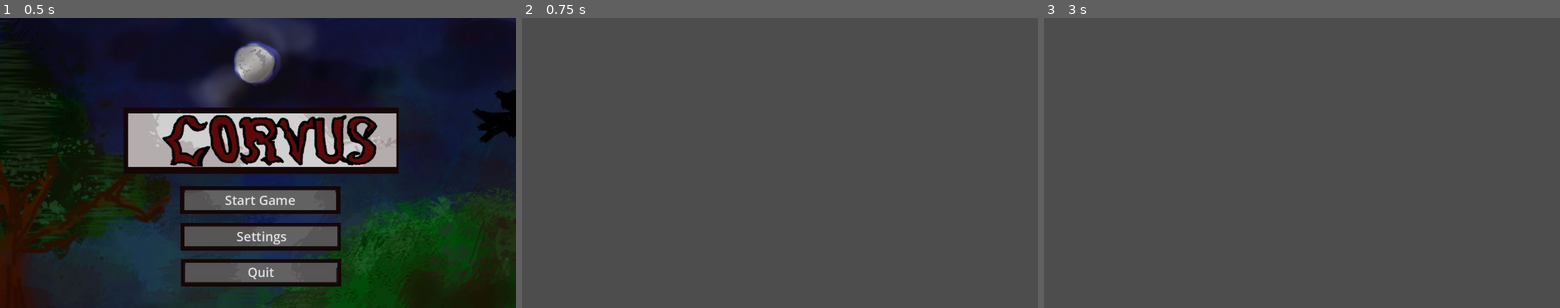
Above: before the commit, frames 1-3 (left to right).
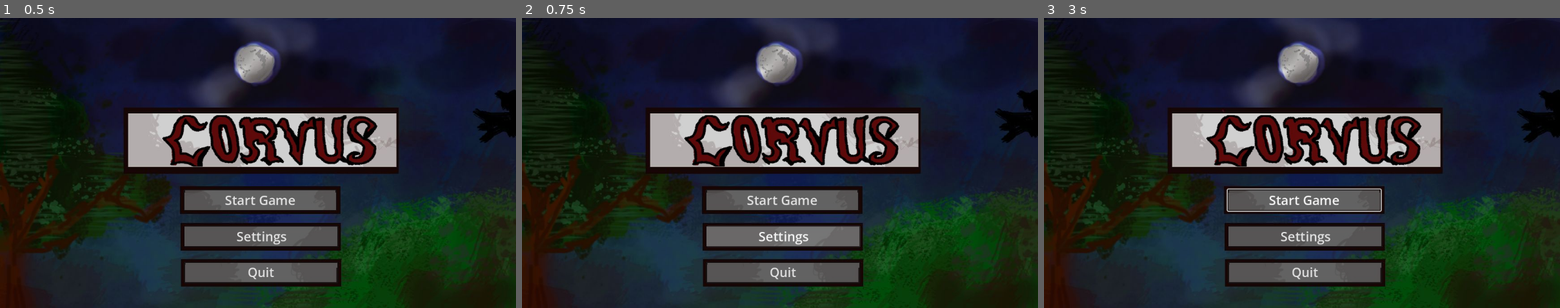
Above: after the commit, the same moments.

Repository: mortality-afk/WarioWareGame
Game: Godot game, scene res://title_screen.tscn
Two runs of this game, one before a commit and one after it. Both use one fixed random seed, a clock stepped at 60 frames per second and the inputs below.
Inputs (mouse positions are in pixels of both pictures, inside the frame that each line leads up to):
- Up to frame 1 (0.5 s): no input
- Up to frame 2 (0.75 s): click "Settings" at 0.5 s
- Up to frame 3 (3 s): click (1302, 200) at 1.25 s, where only the run after the commit has a clickable "Start Game"; click (1302, 200) at 2 s, where only the run after the commit has a clickable "Start Game"; tap Enter at 2.75 s; move the mouse to (1415, 148) at 2.77 s; hold Right from 2.78 s (still down); tap Alt at 2.85 s; click (1415, 148) at 2.92 s

Frame 1 is identical in both runs. In frame 2, 96% of the frame differs, in the area x 0-100%, y 0-100%; in frame 3, 94%.

Commit message:
Level scene and timer script

Diff:
--- /dev/null
+++ b/wario-ware-game/Global.gd
@@ -0,0 +1,13 @@
+extends Node
+
+var minigames_done = 0 #track how many minigames done
+var lives = 5 #track how many lives left, also effecting garlic appearing
+
+# Called when the node enters the scene tree for the first time.
+func _ready() -> void:
+	pass # Replace with function body.
+
+
+# Called every frame. 'delta' is the elapsed time since the previous frame.
+func _process(delta: float) -> void:
+	pass
--- /dev/null
+++ b/wario-ware-game/ThemedTimer.tscn
@@ -0,0 +1,42 @@
+[gd_scene format=3 uid="uid://4rjag8gj71xa"]
+
+[sub_resource type="GDScript" id="GDScript_p21fd"]
+resource_name = "ThemedTimer"
+script/source = "extends Node2D
+@onready var timer: RichTextLabel = $timer #literally just the richlabeltext
+
+var time : float
+
+# Called when the node enters the scene tree for the first time.
+func _ready() -> void:
+	pass
+
+# Called every frame. 'delta' is the elapsed time since the previous frame.
+func _process(delta: float) -> void:
+	timer.text = str(snapped(time, 0.10)) # this makes names easier
+
+func Timer(start_time: float): # making a new function for timer countdown!
+	# we want the timer to go down, and when it reaches 0 it transitions
+	# to the next scene!
+
+	time = start_time
+
+	while time > 0.0: # run if timer hasnt reached 0
+		await wait(0.10)
+		time = time - 0.10
+
+	#when timer reaches 0
+	return
+
+func wait(seconds: float) -> void: # write this simple function out for wait!
+	await get_tree().create_timer(seconds).timeout # makes u wait
+"
+
+[node name="Node2D" type="Node2D" unique_id=1474985060]
+script = SubResource("GDScript_p21fd")
+
+[node name="RichTextLabel" type="RichTextLabel" parent="." unique_id=290263194]
+offset_left = 932.0
+offset_top = 4.0
+offset_right = 1151.0
+offset_bottom = 63.0
--- /dev/null
+++ b/wario-ware-game/level_scene.gd
@@ -0,0 +1,11 @@
+extends Node2D
+
+
+# Called when the node enters the scene tree for the first time.
+func _ready() -> void:
+	pass # Replace with function body.
+
+
+# Called every frame. 'delta' is the elapsed time since the previous frame.
+func _process(delta: float) -> void:
+	pass
--- a/wario-ware-game/level_scene.tscn
+++ b/wario-ware-game/level_scene.tscn
@@ -1,3 +1,127 @@
 [gd_scene format=3 uid="uid://b0v38b6626573"]
 
-[node name="LevelScene" type="Node2D" unique_id=1992015557]
+[ext_resource type="Texture2D" uid="uid://bt8qmw1gthnim" path="res://pictures/LoadingScreen.jpg" id="1_4quuv"]
+[ext_resource type="Texture2D" uid="uid://csnd80b8i3n6y" path="res://pictures/BloodDrop-removebg-preview.png" id="2_187gu"]
+
+[sub_resource type="GDScript" id="GDScript_p21fd"]
+script/source = "extends Node2D
+@onready var blood_container: HBoxContainer = $BloodContainer
+@onready var blood: TextureRect = $BloodContainer/Blood
+@onready var blood_2: TextureRect = $BloodContainer/Blood2
+@onready var blood_3: TextureRect = $BloodContainer/Blood3
+@onready var blood_4: TextureRect = $BloodContainer/Blood4
+@onready var blood_5: TextureRect = $BloodContainer/Blood5
+@onready var level: RichTextLabel = $Level
+@onready var timer: RichTextLabel = $Timer
+
+var time
+
+func _ready() -> void:
+	await Timer(5.0) # using the function created
+
+	if Global.minigames_done < 3: # if you havent completed 3 minigames yet
+		Global.minigames_done = Global.minigames_done +1
+		get_tree().change_scene_to_file(\"res://scenes/minigame_\" + str(Global.minigames_done) + \".tscn\") # changes your scene by arranging this frankenstein path.
+# Above, your script is being told to go to the next minigame. If the
+# current minigame is Level 1, then you would be on minigame 1. If you
+# complete that level, you have the minigames_done add one, and then you
+# look for the scene titled `minigame_` and then whatever minigame number
+# should be next. Make sure you name your minigame saves appropriately.
+
+	else:
+		get_tree().change_scene_to_file(\"res://scenes/title_screen.tscn\") # changes your scene
+
+
+func _process(delta: float) -> void: # runs EVERY FRAME
+	match Global.lives: # asks or checks if lives is equal to one of
+#these values, cool hack. by the way this is a horrid way to illustrate the
+#lives visually so later you can always find alternative code. Now, dw abt it.
+
+		4:
+			blood.hide()
+		3:
+			blood.hide()
+			blood_2.hide()
+		2:
+			blood.hide()
+			blood_2.hide()
+			blood_3.hide()
+		1:
+			blood.hide()
+			blood_2.hide()
+			blood_3.hide()
+			blood_4.hide()
+		0:
+			blood_container.hide() # just hides everything
+
+	timer.text = str(time) # make ths text reflect the value of the time variable. this makes names easier. the str() converts the int to a String
+	level.text = \"Level \" + str(Global.minigames_done) # this tells you want minigame you're on using concatenation (google the word yo)
+
+func Timer(start_time: float): # making a new function for timer countdown!
+	# we want the timer to go down, and when it reaches 0 it transitions
+	# to the next scene!
+
+	time = start_time # make the timer, which is reflected through the timer text, start at your desired number
+
+	while time > 0.0: # run if timer hasnt reached 0
+		await wait(0.1) # asks script to wait on this function. the 'wait' name for the function does nothing here, as await is just telling the scrpit to wait for the function to complete before progressing
+		time -= 0.1 # remove 0.1
+		# progressively get the value smaller and smaller
+
+	#when timer reaches 0
+	return
+
+func wait(seconds: float) -> void: # write this simple function out for wait!
+	await get_tree().create_timer(seconds).timeout # makes u wait, dw abt this being complex '''
+"
+
+[node name="LevelScene" type="Node2D" unique_id=1570131604]
+script = SubResource("GDScript_p21fd")
+
+[node name="Background" type="TextureRect" parent="." unique_id=1116582603]
+offset_right = 1155.0
+offset_bottom = 645.0
+texture = ExtResource("1_4quuv")
+
+[node name="BloodContainer" type="HBoxContainer" parent="." unique_id=909673239]
+offset_left = 212.0
+offset_top = 160.0
+offset_right = 925.0
+offset_bottom = 304.0
+alignment = 1
+
+[node name="Blood" type="TextureRect" parent="BloodContainer" unique_id=975567171]
+layout_mode = 2
+texture = ExtResource("2_187gu")
+
+[node name="Blood2" type="TextureRect" parent="BloodContainer" unique_id=1942942013]
+layout_mode = 2
+texture = ExtResource("2_187gu")
+
+[node name="Blood3" type="TextureRect" parent="BloodContainer" unique_id=1674172632]
+layout_mode = 2
+texture = ExtResource("2_187gu")
+
+[node name="Blood4" type="TextureRect" parent="BloodContainer" unique_id=519859985]
+layout_mode = 2
+texture = ExtResource("2_187gu")
+
+[node name="Blood5" type="TextureRect" parent="BloodContainer" unique_id=1766212152]
+layout_mode = 2
+texture = ExtResource("2_187gu")
+
+[node name="level" type="RichTextLabel" parent="." unique_id=161143517]
+offset_left = 509.0
+offset_top = 329.0
+offset_right = 668.0
+offset_bottom = 388.0
+theme_override_font_sizes/normal_font_size = 42
+text = "Level #"
+
+[node name="Timer" type="RichTextLabel" parent="." unique_id=1295684955]
+offset_left = 543.0
+offset_top = 580.0
+offset_right = 732.0
+offset_bottom = 680.0
+theme_override_font_sizes/normal_font_size = 42
+text = "0.0"
--- /dev/null
+++ b/wario-ware-game/new_autoload_script.gd
@@ -0,0 +1,11 @@
+extends "res://Global.gd"
+
+
+# Called when the node enters the scene tree for the first time.
+func _ready() -> void:
+	pass # Replace with function body.
+
+
+# Called every frame. 'delta' is the elapsed time since the previous frame.
+func _process(delta: float) -> void:
+	pass
--- a/wario-ware-game/project.godot
+++ b/wario-ware-game/project.godot
@@ -15,6 +15,10 @@
 config/features=PackedStringArray("4.7", "Forward Plus")
 config/icon="res://icon.svg"
 
+[autoload]
+
+NewAutoloadScript="*uid://bbberv3b0qn3e"
+
 [display]
 
 window/stretch/mode="viewport"
--- a/wario-ware-game/title_screen.gd
+++ b/wario-ware-game/title_screen.gd
@@ -1,15 +1,4 @@
 extends Node2D
-
-
-# Called when the node enters the scene tree for the first time.
-func _ready() -> void:
-	pass # Replace with function body.
-
-
-# Called every frame. 'delta' is the elapsed time since the previous frame.
-func _process(delta: float) -> void:
-	pass
-
 
 func _on_start_pressed() -> void:
 	get_tree().change_scene_to_file("res://level_scene.tscn")
--- a/wario-ware-game/title_screen.tscn
+++ b/wario-ware-game/title_screen.tscn
@@ -1,11 +1,9 @@
 [gd_scene format=3 uid="uid://dm5m3ucvdieqc"]
 
 [ext_resource type="Texture2D" uid="uid://cdwj7owficptu" path="res://pictures/TitleScreen.jpg" id="1_ak2if"]
-[ext_resource type="Script" uid="uid://bsx8c5upmtx7g" path="res://title_screen.gd" id="1_ig5kc"]
 [ext_resource type="Texture2D" uid="uid://cv6suw7ti25ef" path="res://pictures/Name-removebg-preview.png" id="2_ig5kc"]
 
 [node name="TitleScreen" type="Node2D" unique_id=1956723466]
-script = ExtResource("1_ig5kc")
 
 [node name="Background" type="TextureRect" parent="." unique_id=1008042368]
 offset_right = 1154.0
@@ -43,7 +41,3 @@
 offset_bottom = 593.0
 theme_override_font_sizes/font_size = 28
 text = "Quit"
-
-[connection signal="pressed" from="Start" to="." method="_on_start_pressed"]
-[connection signal="pressed" from="Settings" to="." method="_on_settings_pressed"]
-[connection signal="pressed" from="Quit" to="." method="_on_quit_pressed"]
Not shown, added: wario-ware-game/Global.gd.uid
Not shown, added: wario-ware-game/level_scene.gd.uid
Not shown, added: wario-ware-game/new_autoload_script.gd.uid
Binary file added: wario-ware-game/pictures/BloodDrop-removebg-preview.png
Not shown, added: wario-ware-game/pictures/BloodDrop-removebg-preview.png.import
Binary file added: wario-ware-game/pictures/LoadingScreen.jpg
Not shown, added: wario-ware-game/pictures/LoadingScreen.jpg.import
